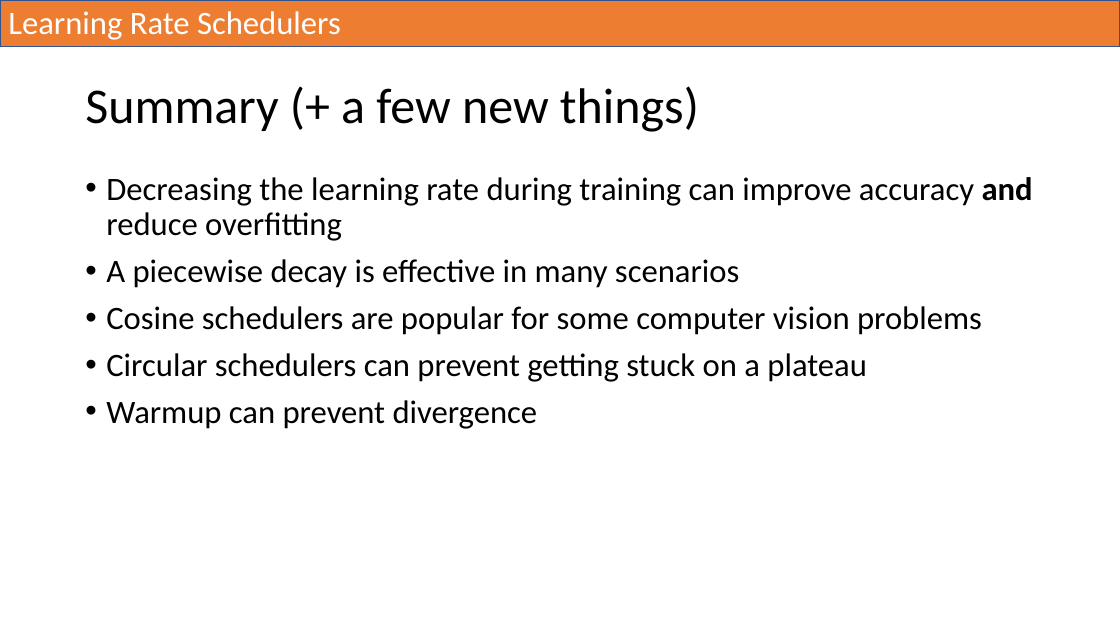
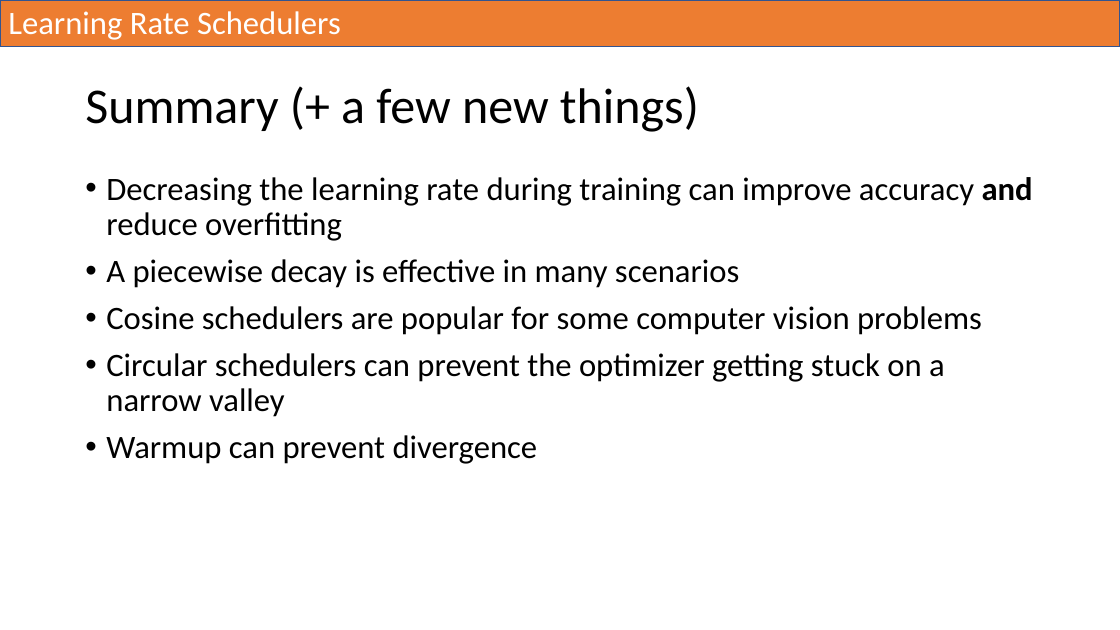
Before and after one commit to UA-ASTR502-2022/astr502, a slide deck: slide 19 of slides/Optimization_7.5_11.11.pptx. Drawn at 1120x630 pixels with LibreOffice and Linux fonts; fonts in the diff are those of the drawing. Boxes give left, top, right and bottom in pixels: in the first picture for what was removed or moved away, otherwise in the second. Text is boxed around its words. In the diff, an @@ line names an element or a change of style, - is before the commit and + after.

```diff
--- a/slides/Optimization_7.5_11.11.pptx
+++ b/slides/Optimization_7.5_11.11.pptx
@@ text at bbox=[106, 353, 945, 417]: text changed @@
-• Circular schedulers can prevent getting stuck on a plateau
+• Circular schedulers can prevent the optimizer getting stuck on a narrow valley
```
Also in this commit, not shown: 9 other slides changed.
